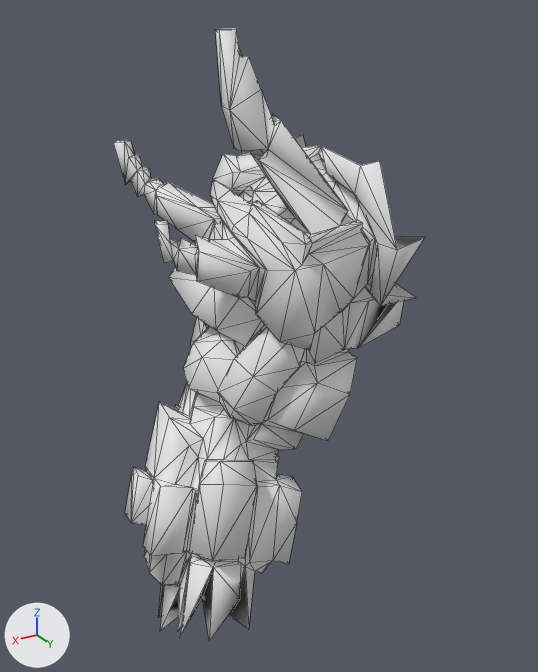
One commit to the OBJ model src/main/resources/assets/kn8/meshes/kaiju_no10_giant/arm_right.obj: the scene before it, then after it.
Camera for both pictures: a 50 mm camera at (11.45, 8.87, 22.51) aimed at (4.57, -2.59, 16.78). The axes (+X, +Y, +Z) are drawn at lower left. The lights are the same throughout. The picture after the commit comes second. Mesh edges are drawn as thin lines. Where no turn or scale is listed for an object, it has been applied to the vertices. Vertices at exactly the same position are counted once.

The first picture shows 'arm_right'.
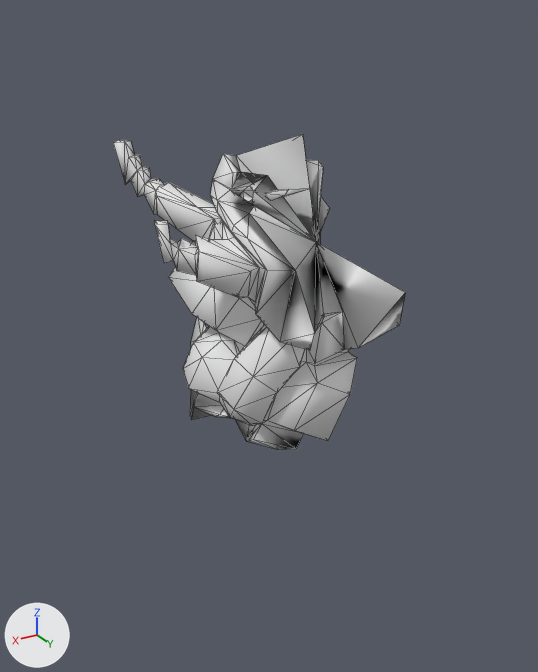
Boxes (x1, y1, x2, y2) around the edits, measured in the pictures (538 x 672 px):
'arm_right', reshaped (6% narrower, 48% shorter): before (113, 28, 425, 641); after (113, 134, 405, 450)
part 1 of me_arm_right, cut back (mostly hidden afterwards): before (125, 383, 302, 641); after (190, 392, 211, 420)
part 2 of me_arm_right, cut back: before (215, 28, 425, 349); after (236, 134, 405, 349)

The change, as a list of edits to the scene's bpy script:
```text
Change me_arm_right:
    used by ob_arm_right; location = (0.0, 0.0, 0.0)
    remove me_arm_right.from_pydata(...)  # 674 vertices, 1360 faces; spans x 1.38..7.72, y -5.18..0.01, z 11.22..22.34
    add me_arm_right.from_pydata(...)  # 366 vertices, 732 faces; spans x 2.66..6.93, y -5.18..-0.68, z 14.77..20.48
    me_arm_right part 1: 195 vertices removed from x 4.59..7.72, y -3.99..-0.71, z 11.22..15.6; 1 vertex added at x 5.31, y -2.71, z 15.3
    me_arm_right part 2: 123 vertices removed from x 1.38..6.02, y -4.81..0.01, z 17.38..22.34; 9 vertices added at x 2.88..3.98, y -3.59..-2.28, z 17.15..20.11
```
